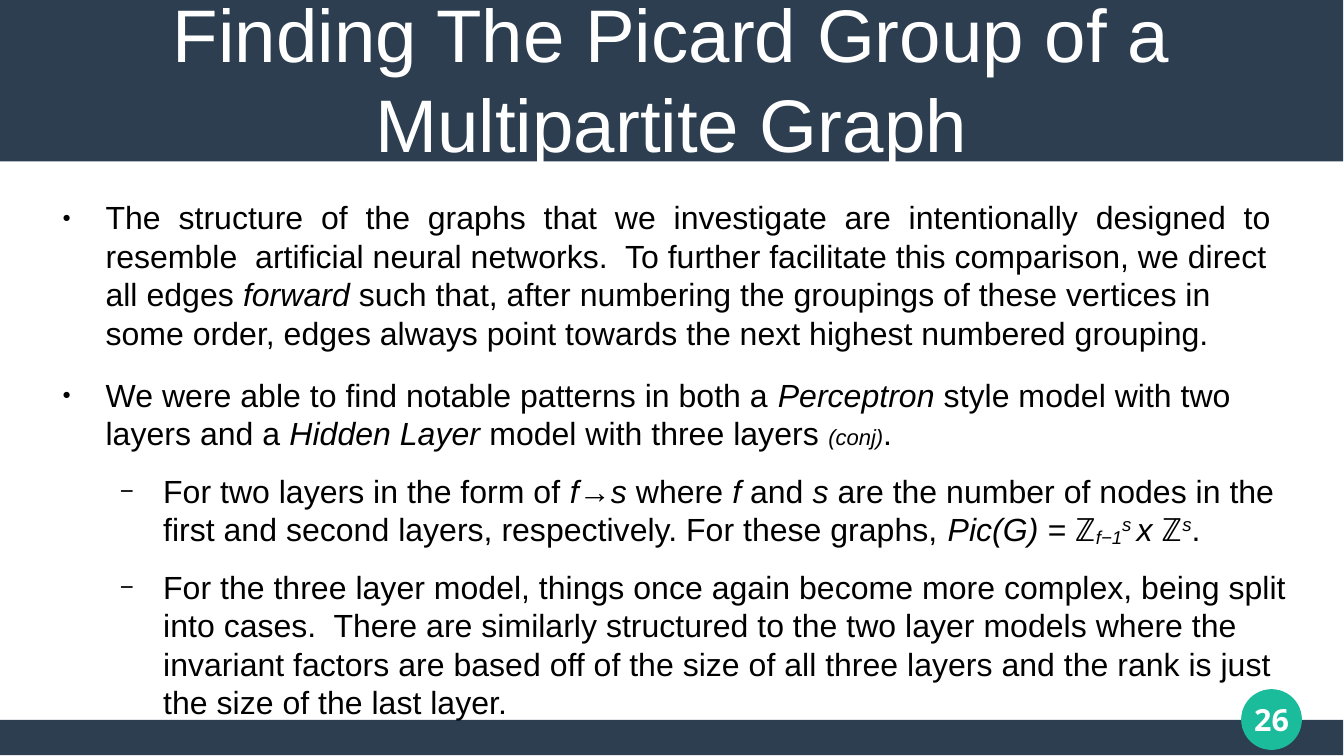
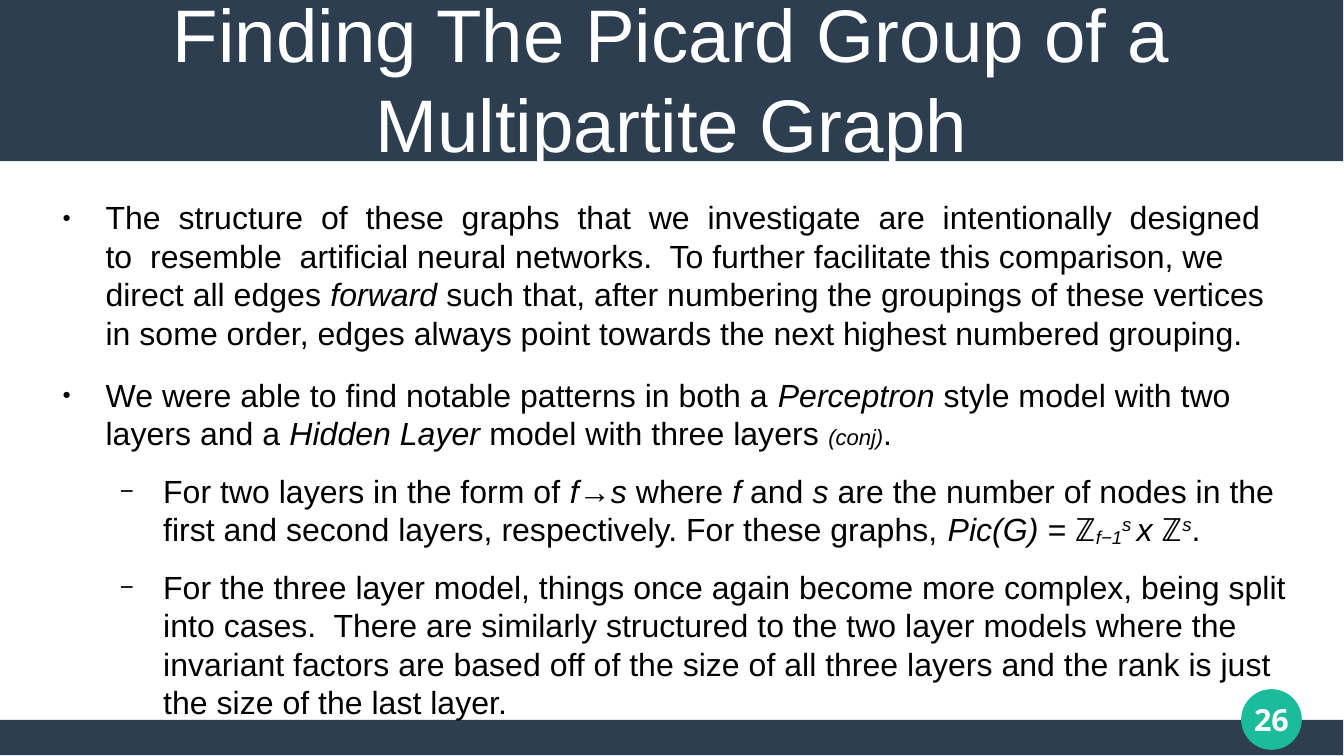
Before and after one commit to matthew-pisano/ChipFiring, a slide deck: slide 26 of Docs/JMMPresentation.pptx. Drawn at 1344x756 pixels with LibreOffice and Linux fonts; fonts in the diff are those of the drawing. Boxes give left, top, right and bottom in pixels: in the first picture for what was removed or moved away, otherwise in the second. Text is boxed around its words. In the diff, an @@ line names an element or a change of style, - is before the commit and + after.

```diff
--- a/Docs/JMMPresentation.pptx
+++ b/Docs/JMMPresentation.pptx
@@ text at (106, 205, 1264, 351): text changed @@
-● The structure of the graphs that we investigate are intentionally designed to resemble artificial neural networks. To further facilitate this comparison, we direct all edges forward such that, after numbering the groupings of these vertices in some order, edges always point towards the next highest numbered grouping.
+● The structure of these graphs that we investigate are intentionally designed to resemble artificial neural networks. To further facilitate this comparison, we direct all edges forward such that, after numbering the groupings of these vertices in some order, edges always point towards the next highest numbered grouping.
```
Also in this commit, not shown: 3 other slides changed, 18 other files.
